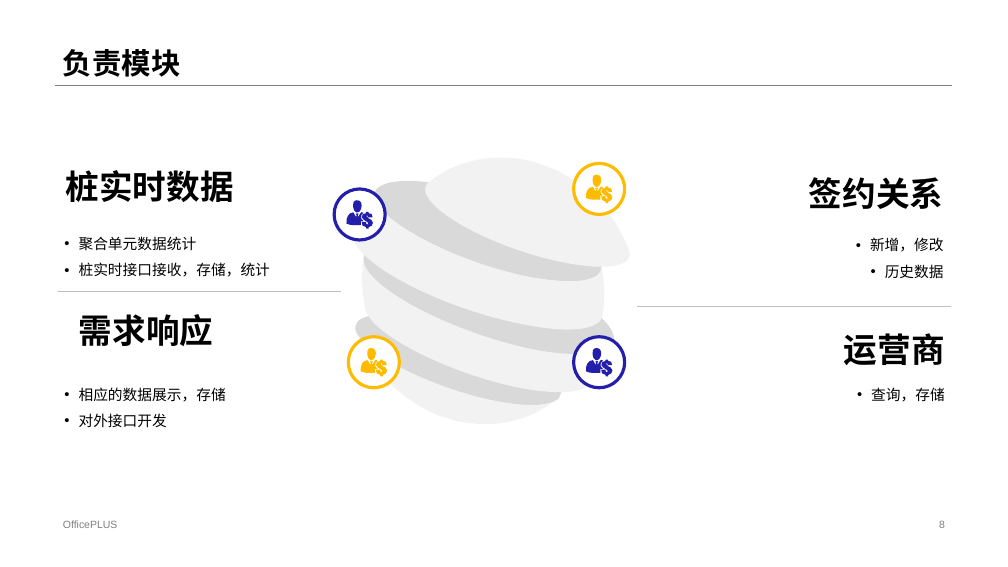
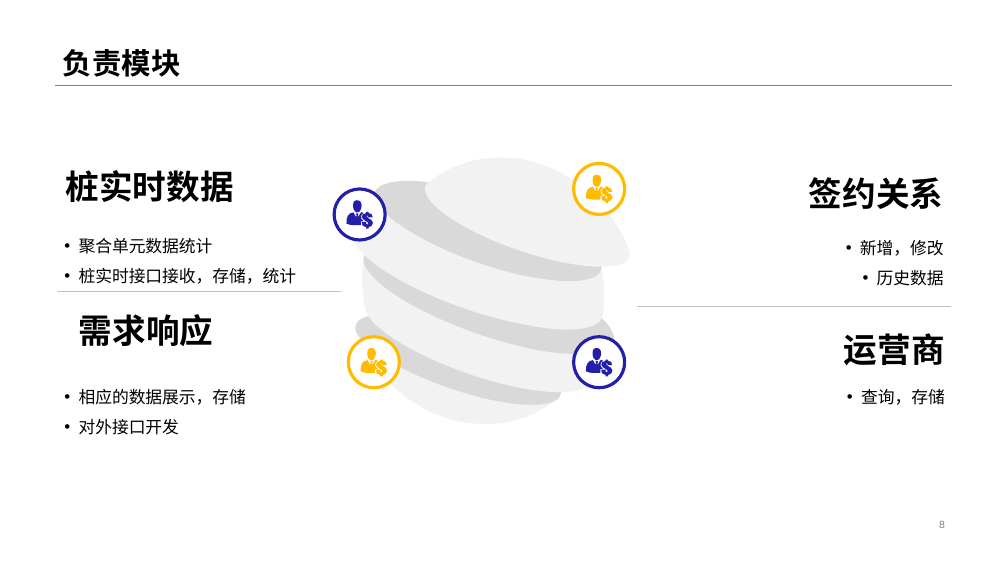
Before and after one commit to czx-dev/note, a slide deck: slide 8 of 陈仲贤述职答辩.pptx. Drawn at 1008x567 pixels with LibreOffice and Linux fonts; fonts in the diff are those of the drawing. Boxes give left, top, right and bottom in pixels: in the first picture for what was removed or moved away, otherwise in the second. Text is boxed around its words. In the diff, an @@ line names an element or a change of style, - is before the commit and + after.

```diff
--- a/陈仲贤述职答辩.pptx
+++ b/陈仲贤述职答辩.pptx
@@ size 14 to 16 pt in 4 elements at [79, 238, 297, 284], [79, 389, 246, 435], [860, 240, 944, 286], [861, 389, 945, 405] @@
@@ text removed at [63, 520, 117, 528] @@
-OfficePLUS
```
Also in this commit, not shown: 8 other slides changed.
